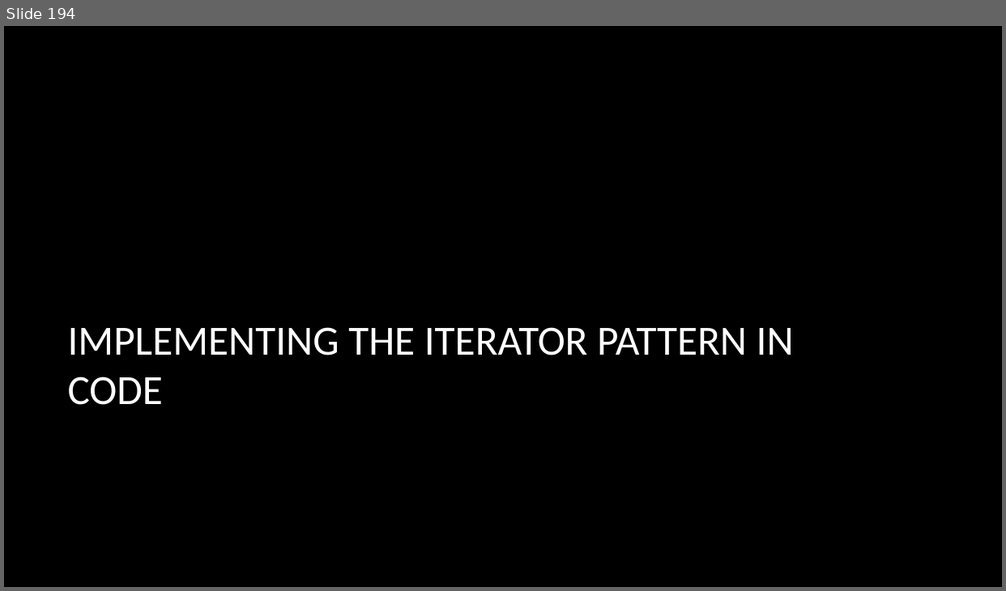
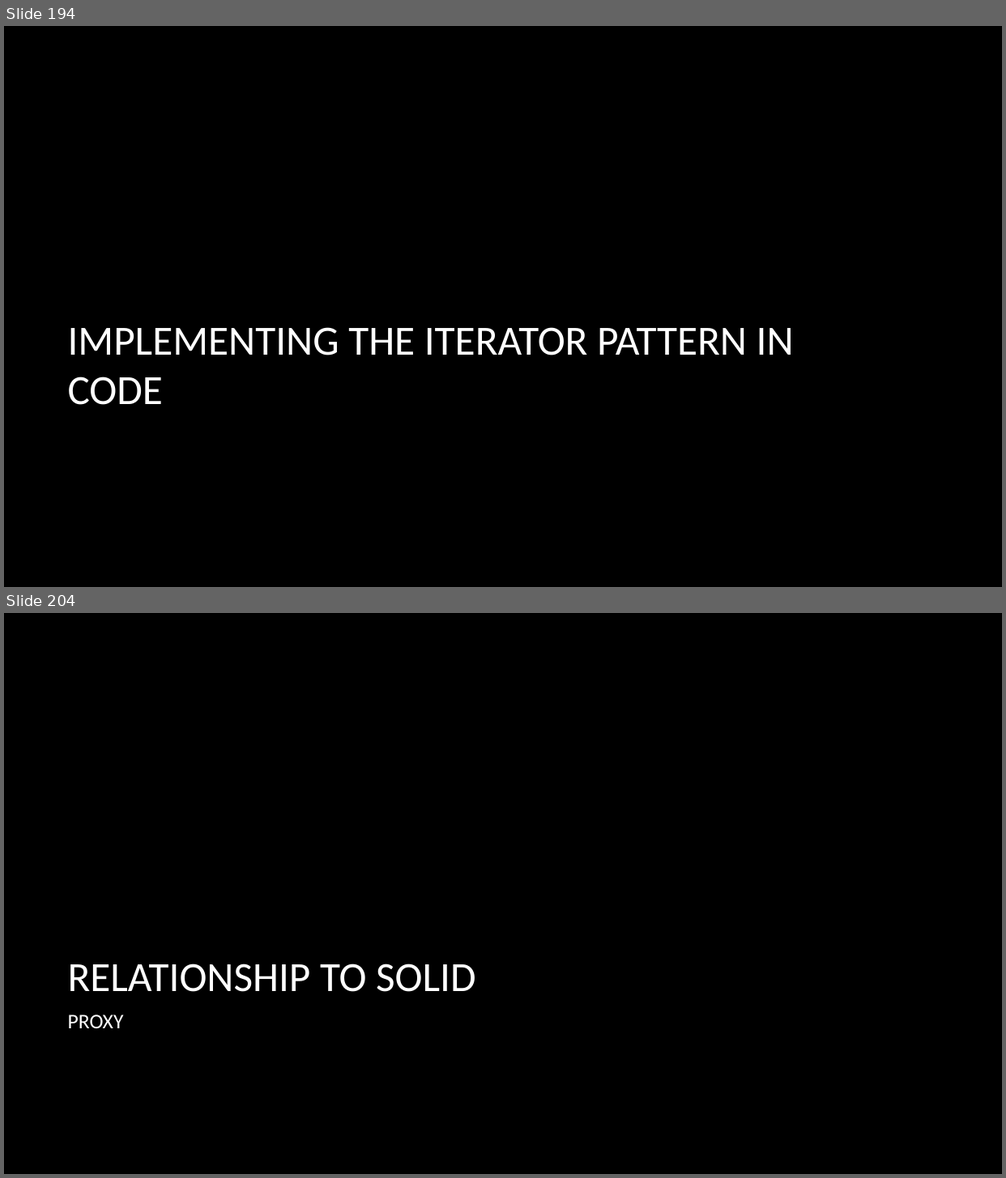
Before and after one commit to dundane/CSC360Demos, a slide deck: CSC360Demo/Design Patterns Slide Show.pptx. Shown one above the other, each under a label of ours: slide 194 before the commit, slides 194 and 204 after it; the slides between them are not shown. The pictures are 1006x591 and 1006x1178 pixels, drawn with LibreOffice and Linux fonts; fonts in the diff are those of the drawing; background and template pictures are left out. Boxes give left, top, right and bottom in pixels: in the first picture for what was removed or moved away, otherwise in the second. Text is boxed around its words. In the diff, an @@ line names an element or a change of style, - is before the commit and + after.

Commit message:
Adding Proxy and Flyweight

```diff
--- a/CSC360Demo/Design Patterns Slide Show.pptx
+++ b/CSC360Demo/Design Patterns Slide Show.pptx
@@ slide 204 added at (4, 613, 1002, 1174), background picture (left out) @@
@@ title added at (68, 964, 475, 992), 40 pt, text #FFFFFF @@
+RELATIONSHIP TO SOLID
@@ text added at (68, 1015, 124, 1029), 20 pt, text #FFFFFF @@
+PROXY
```
Also in this commit, not shown: 30 other slides added, 11 other files.
